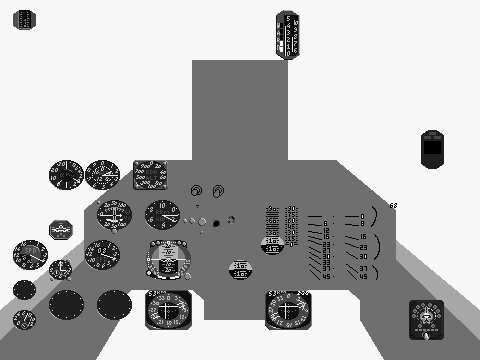
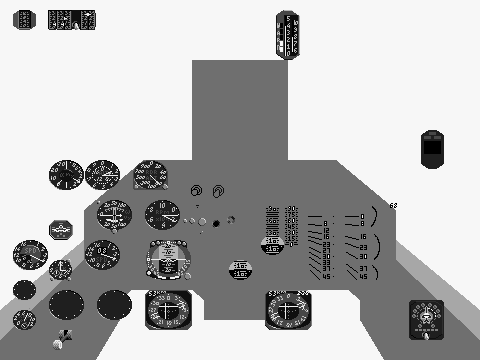
Before/after of a (480, 360) layered artwork. What changed in the layer stack:
renamed "Eastern_Bkgr" to "Western_Bkgr", hid it, moved it above "Eastern_Frgr", painted on it over bbox(23, 10, 168, 340)
moved "Eastern_Frgr" above "Eastern_Bkgr", painted on it over bbox(23, 13, 168, 350)
renamed "Western_Bkgr" to "Eastern_Bkgr", painted on it over bbox(23, 10, 168, 340)
